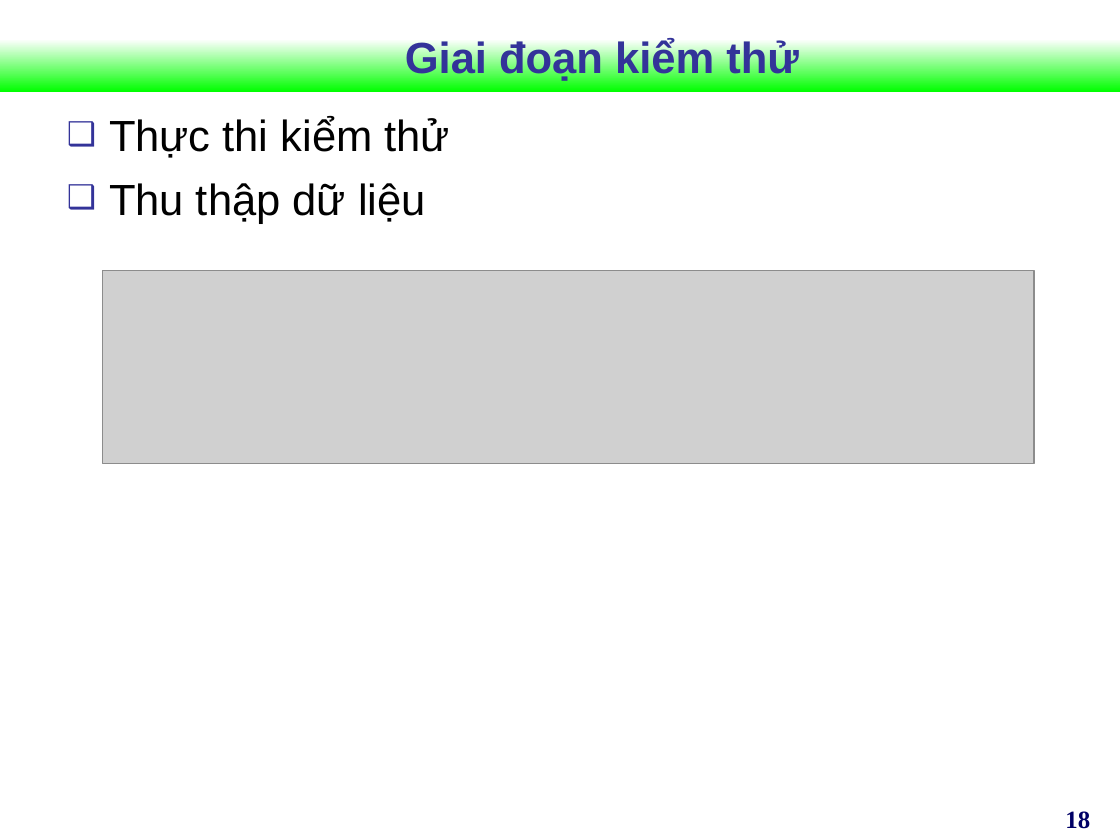
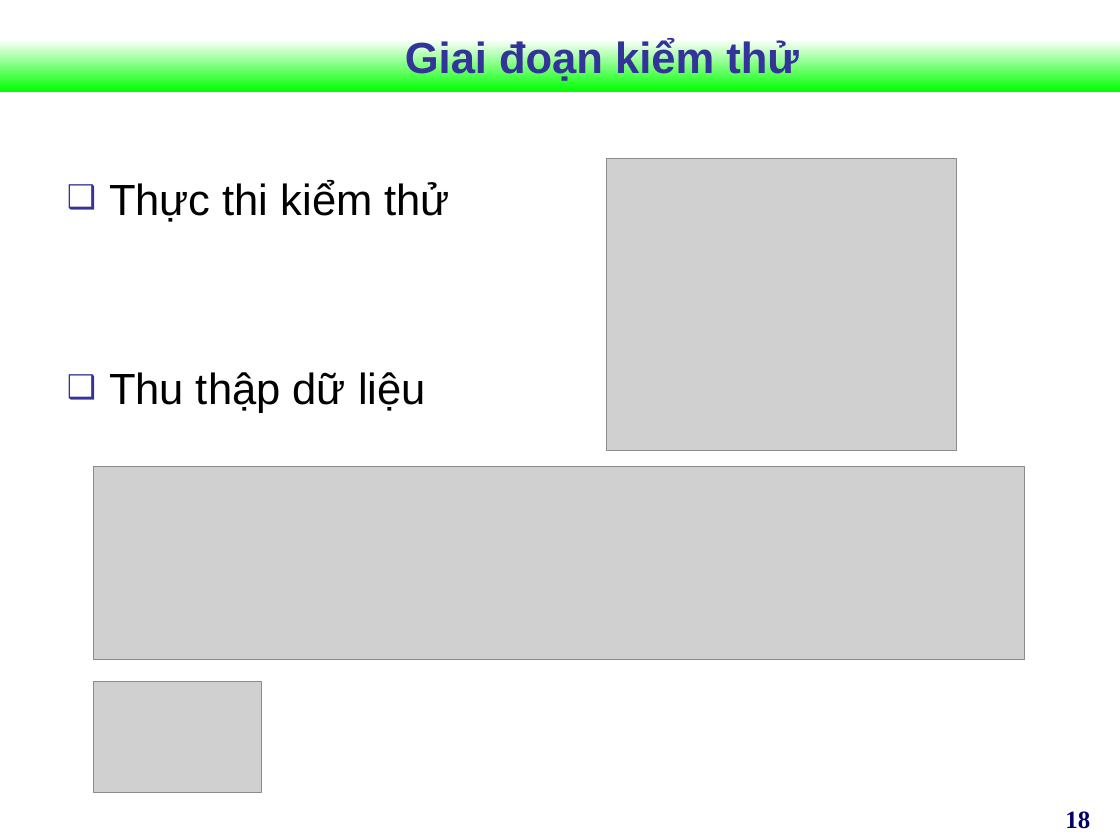
Before and after one commit to Vunb/luanvantotnghiephakhue, a slide deck: slide 18 of Document_luanvan/Slide_HKhue.ppt. Drawn at 1120x840 pixels with LibreOffice and Linux fonts; fonts in the diff are those of the drawing; grey boxes stand for pictures; background and template pictures are left out. Boxes give left, top, right and bottom in pixels: in the first picture for what was removed or moved away, otherwise in the second. Text is boxed around its words. In the diff, an @@ line names an element or a change of style, - is before the commit and + after.

```diff
--- a/Document_luanvan/Slide_HKhue.ppt
+++ b/Document_luanvan/Slide_HKhue.ppt
@@ text "Thực thi kiểm thử" rewrapped from bbox=[109, 117, 450, 224] to bbox=[109, 180, 450, 413] @@
@@ picture added at bbox=[607, 159, 958, 450] @@
@@ picture: place and size @@
-picture at bbox=[103, 271, 1035, 465]
+picture at bbox=[93, 467, 1025, 661]
@@ picture added at bbox=[93, 681, 261, 792] @@
```
Also in this commit, not shown: 2 other slides changed.
